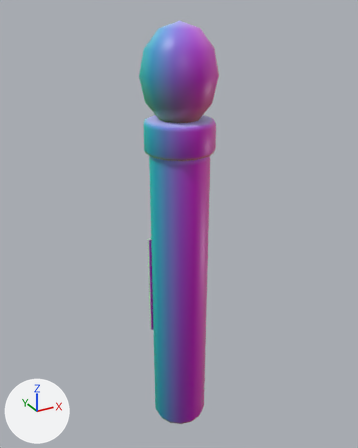
Before and after pictures for a commit that changed the glTF model game/assets/models/props/gad_flare.glb.
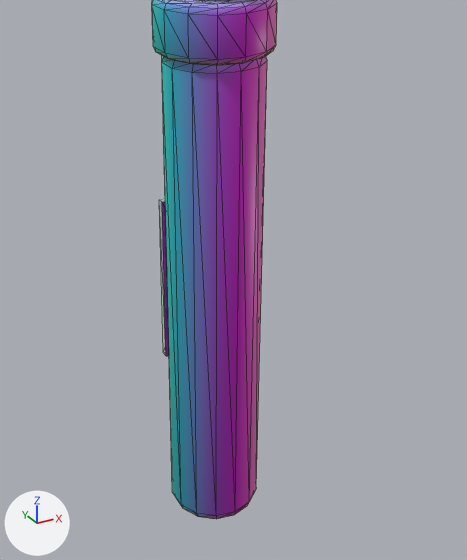
Each version appears first whole from a 50 mm lens placed at (-0.0977, -0.1772, 0.195), pointed at (0.0018, 0.0038, 0.1045), and next in a close-up on the part from 16% to 91% of the width and 27% to 100% of the height. The lights are fixed; the arrows at lower left show +X, +Y and +Z. The older version's two pictures come first. The close-ups show mesh edges as thin lines. Where no turn or scale is listed for an object, it has been applied to the vertices. Vertices at exactly the same position are counted once.

In view in the first close-up: 'flare'.
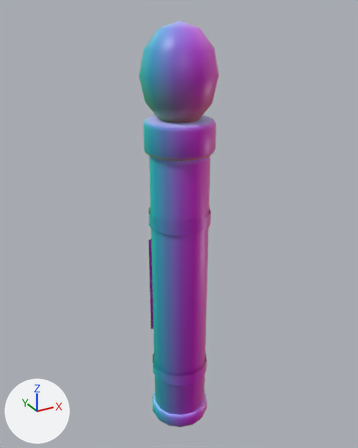
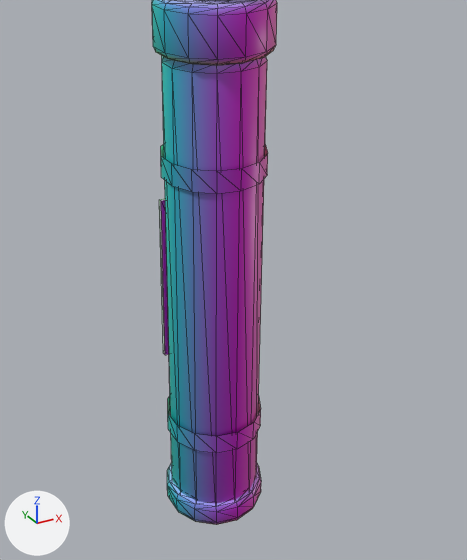
Boxes [x1, y1, x2, y2] around the edits, measured in the close-ups (467 x 560 px):
'flare', reshaped
    before: [152, 0, 277, 519]
    after: [152, 0, 277, 525]
part 1 of me_flare, added
    after: [167, 463, 261, 525]
part 2 of me_flare, added
    after: [161, 144, 268, 194]
part 3 of me_flare, added
    after: [168, 396, 261, 453]
part 4 of me_flare, cut back
    before: [160, 198, 169, 356]
    after: [160, 199, 169, 355]
part 5 of me_flare, recoloured (darker)
    both: [159, 200, 165, 354]

The edits, one by one:
me_flare is used by ob_flare; location (0.0, 0.0, 0.0).
me_flare had 228 vertices, 440 faces and spanned x -0.015..0.015, y -0.016..0.016, z 0.0..0.19.
me_flare now has 426 vertices, 764 faces and spans x -0.015..0.015, y -0.016..0.016, z 0.0..0.19.
me_flare part 1: the loose piece of 84 vertices spanning x -0.013..0.013, y -0.013..0.013, z 0.0..0.14 is copied, and the copy is scaled about its middle by (1.16, 1.16, 0.0459), then moved by (0.0, 0.0, -0.066); it spans x -0.014..0.014, y -0.014..0.014, z 0.0..0.008.
me_flare part 2: a new loose piece of 28 vertices spanning x -0.013..0.013, y -0.014..0.014, z 0.107..0.113, in mat_m_flat.
me_flare part 3: a new loose piece of 28 vertices spanning x -0.013..0.013, y -0.014..0.014, z 0.027..0.033, in mat_m_flat.
Part 4, on me_flare:
4 vertices move within x -0.009..0.009, y 0.013, z 0.045..0.095.
8 vertices are added at x -0.006..0.006, y 0.014..0.015, z 0.069..0.081.
12 new faces join them, mat_m_flat.
me_flare part 5: 4 kept faces spanning x -0.009..0.009, y 0.013..0.014, z 0.045..0.095 get new vertex colours.
Other edits to the shape of me_flare do not show in these pictures.
